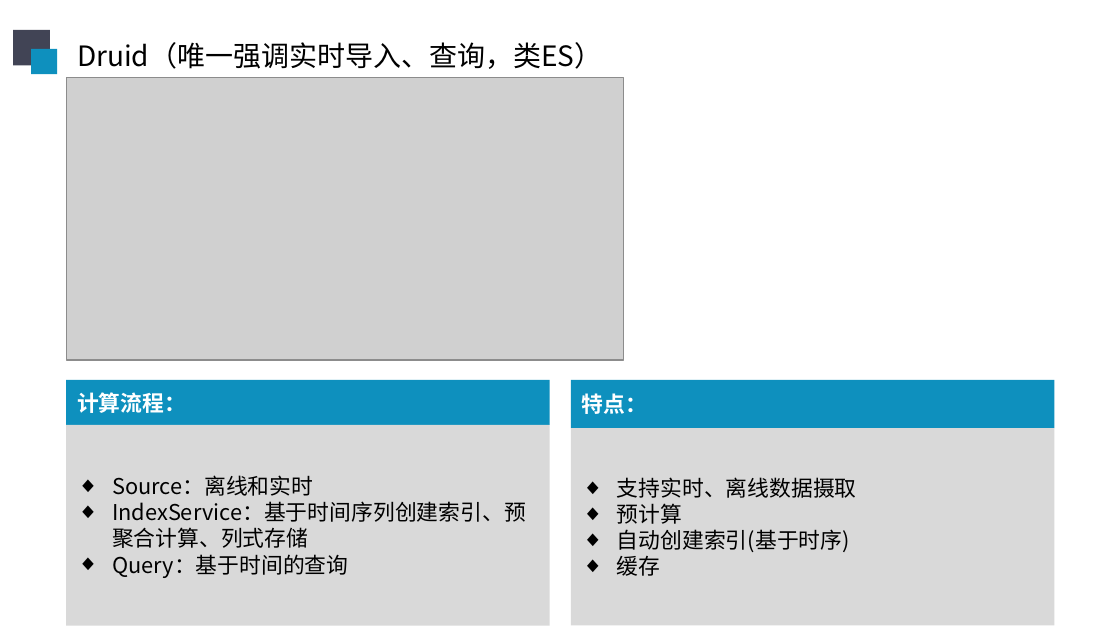
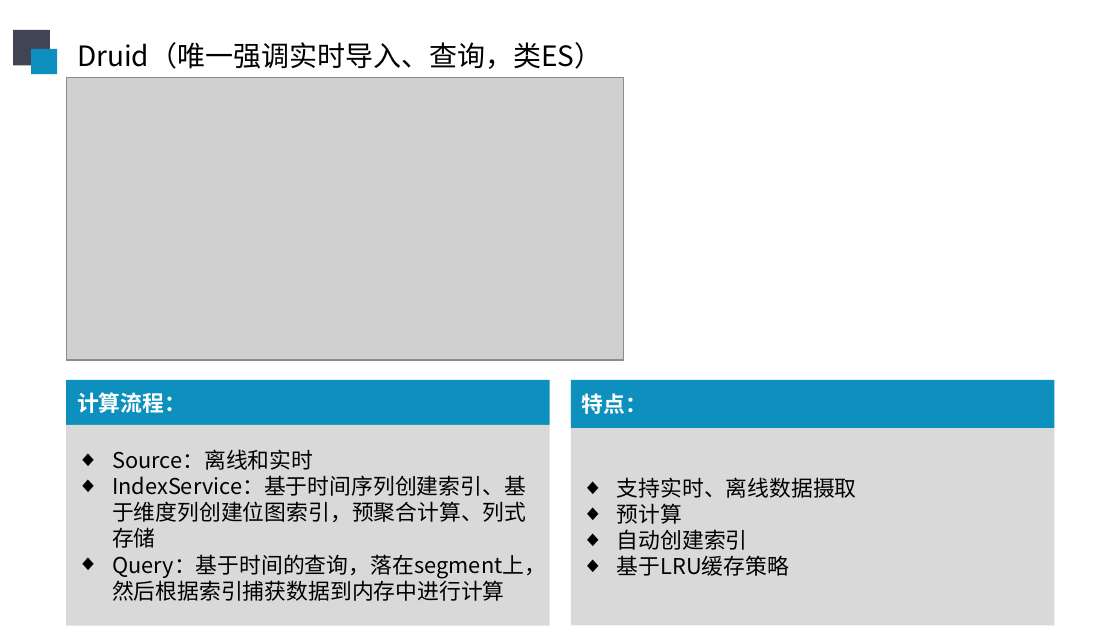
Before and after one commit to sunliangliang9201/interview_prepare, a slide deck: slide 10 of 在线阶段汇报20190606.pptx. Drawn at 1120x630 pixels with LibreOffice and Linux fonts; fonts in the diff are those of the drawing; grey boxes stand for pictures. Boxes give left, top, right and bottom in pixels: in the first picture for what was removed or moved away, otherwise in the second. Text is boxed around its words. In the diff, an @@ line names an element or a change of style, - is before the commit and + after.

```diff
--- a/在线阶段汇报20190606.pptx
+++ b/在线阶段汇报20190606.pptx
@@ text in rectangle at <box>112,475,546,601</box>: text changed @@
-◆ IndexService：基于时间序列创建索引、预聚合计算、列式存储
-◆ Query：基于时间的查询
+◆ IndexService：基于时间序列创建索引、基于维度列创建位图索引，预聚合计算、列式存储
+◆ Query：基于时间的查询，落在segment上，然后根据索引捕获数据到内存中进行计算
@@ text in rectangle at <box>617,529,789,576</box>: text changed @@
-◆ 自动创建索引(基于时序)
-◆ 缓存
+◆ 自动创建索引
+◆ 基于LRU缓存策略
```
Also in this commit, not shown: 1 other slide changed.
